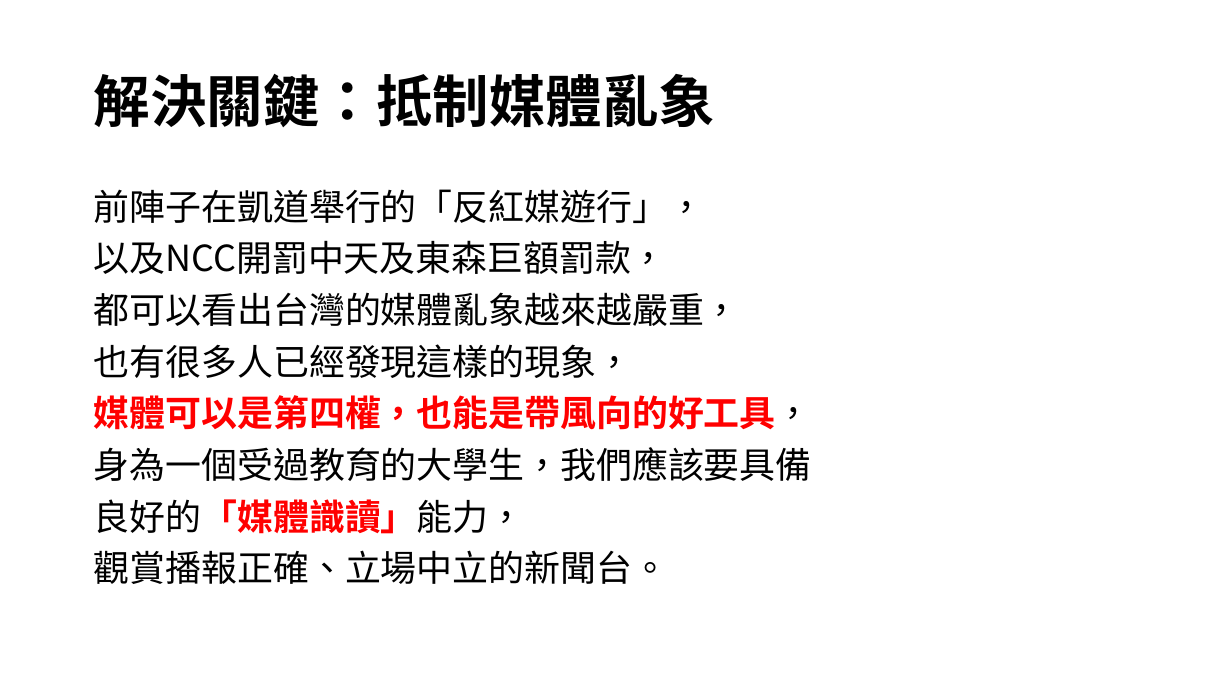
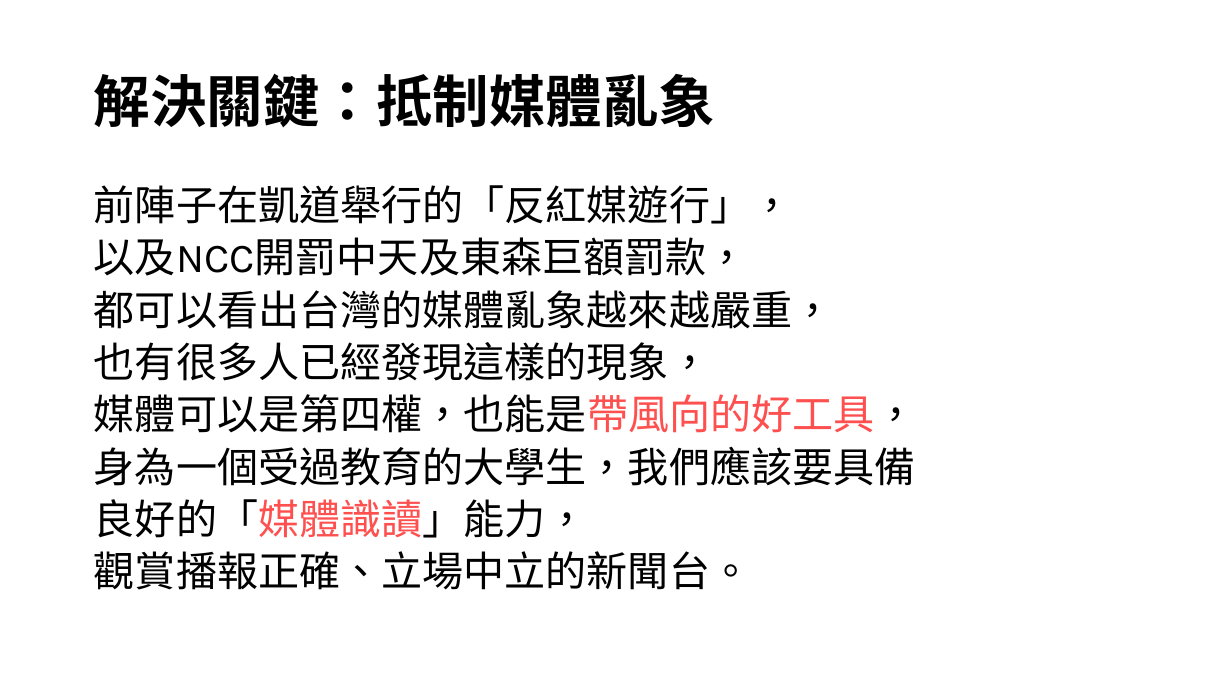
Before and after one commit to desk2000/Extradition-Bill, a slide deck: slide 4 of 從論壇分析台灣人對反送中的討論度.pptx. Drawn at 1232x693 pixels with LibreOffice and Linux fonts; fonts in the diff are those of the drawing. Boxes give left, top, right and bottom in pixels: in the first picture for what was removed or moved away, otherwise in the second. Text is boxed around its words. In the diff, an @@ line names an element or a change of style, - is before the commit and + after.

```diff
--- a/從論壇分析台灣人對反送中的討論度.pptx
+++ b/從論壇分析台灣人對反送中的討論度.pptx
@@ text "前陣子在凱道舉行的「反紅媒遊行」，" at (94,185,916,590): size 28 to 32 pt, font Noto Sans CJK SC to Karla; text colour #FF0000 to #000000, text colour #FF0000 to #FF5050, bold off in "媒體可以是第四權，也能是帶風向的好工具，", "良好的「媒體識讀」能力，"; line spacing 0.9 to 0.8 @@
```
Also in this commit, not shown: 17 other slides changed, 3 slides added, 2 slides removed, 1 other file.
